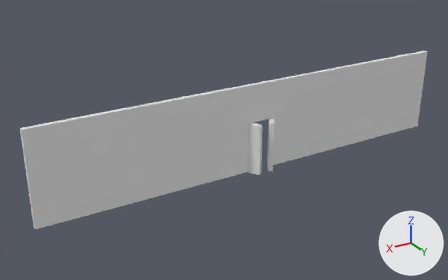
Renders of the Blender file TestesRodolfo/Blender_Files/Wall_of_Fortune.blend from each side of a commit.
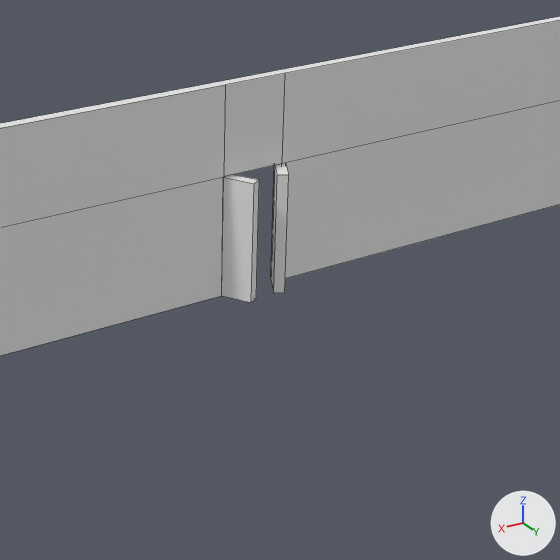
There are two pictures of each version: one whole from a 50 mm lens placed at (142.4, 208.0, 121.6), pointed at (16.6, -1.7, 16.8), one close up on the part from 35% to 86% of the width and 18% to 100% of the height. Every picture has the same lights, and +X, +Y and +Z are marked at lower right. The close-ups show mesh edges as thin lines.

In view in the first close-up: 'Left_Door', 'Right_Door', 'Wall_Fortune'.
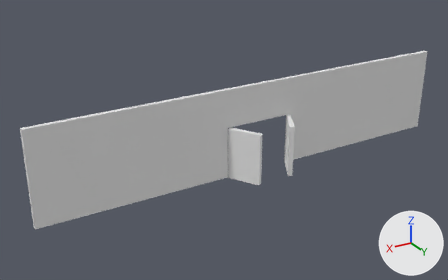
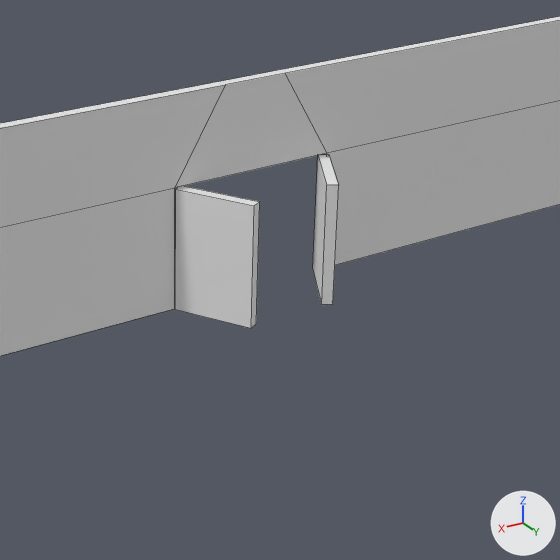
Diff of the bpy script that builds the scene:
```diff
--- a/TestesRodolfo/Blender_Files/Wall_of_Fortune.blend.py
+++ b/TestesRodolfo/Blender_Files/Wall_of_Fortune.blend.py
@@ me_cube @@
 me_cube.from_pydata(...)  # 20 vertices, 14 faces; spans x -1.0..1.0, y -1.0..1.0, z -1.0..1.0
 # used by ob_wall_fortune; location = (0.0, 0.0, 20.0); scale = (100.0, 1.0, 20.0)
 # before: 9 (-0.06, 1.0, -1.0), 10 (-0.06, -1.0, -1.0) at pixel (271, 276), 11 (0.06, 1.0, -1.0) at pixel (221, 295), 12 (0.06, -1.0, -1.0), 16 (-0.06, 1.0, 0.16) at pixel (281, 163)
 # before: 17 (-0.06, -1.0, 0.16), 18 (0.06, 1.0, 0.16) at pixel (223, 176), 19 (0.06, -1.0, 0.16)
+# me_cube part 1
+for i in [9, 10, 16, 17]: me_cube.vertices[i].co += Vector((-0.1, 0.0, 0.0))
+for i in [11, 12, 18, 19]: me_cube.vertices[i].co += Vector((0.1, 0.0, 0.0))
 me_cube.materials.append(mat_wall_mat)
@@ ob_right_door @@
 ob_right_door = bpy.data.objects.new('Right_Door', me_cube_002)
-ob_right_door.location = (5.5, 0.1, 11.4)
+ob_right_door.location = (15.8, 0.1, 11.4)
 ob_right_door.rotation_euler = (0.0, 0.0, 2.094)  # degrees (0, 0, 120)
-ob_right_door.scale = (3.0, 1.0, 11.5)
+ob_right_door.scale = (7.5, 1.0, 11.5)
@@ ob_left_door @@
 ob_left_door = bpy.data.objects.new('Left_Door', me_cube_001)
-ob_left_door.location = (-6.4, 0.1, 11.4)
+ob_left_door.location = (-15.9, 0.1, 11.4)
 ob_left_door.rotation_euler = (0.0, 0.0, 1.047)  # degrees (0, 0, 60)
-ob_left_door.scale = (3.0, 1.0, 11.5)
+ob_left_door.scale = (7.5, 1.0, 11.5)
```

Changed parts and their boxes (x1, y1, x2, y2) in the close-ups (560 x 560 px; the box of a moved part takes in the faces that stretch with it):
'Right_Door', moved, rescaled (126% wider, 11% taller): before (222, 175, 259, 303); after (175, 186, 260, 328)
'Left_Door', moved, rescaled (42% wider, 16% taller): before (271, 163, 289, 293); after (313, 154, 339, 305)
part 1 of me_cube, moved or reshaped: (171, 73, 342, 309) in both
